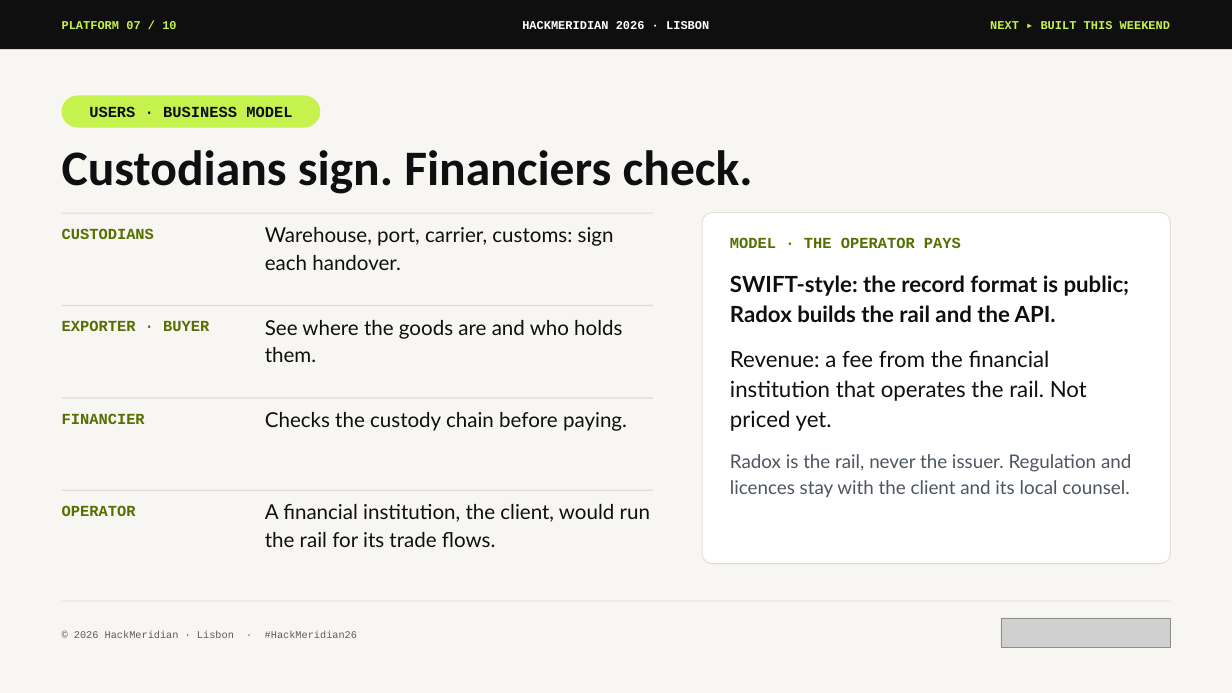
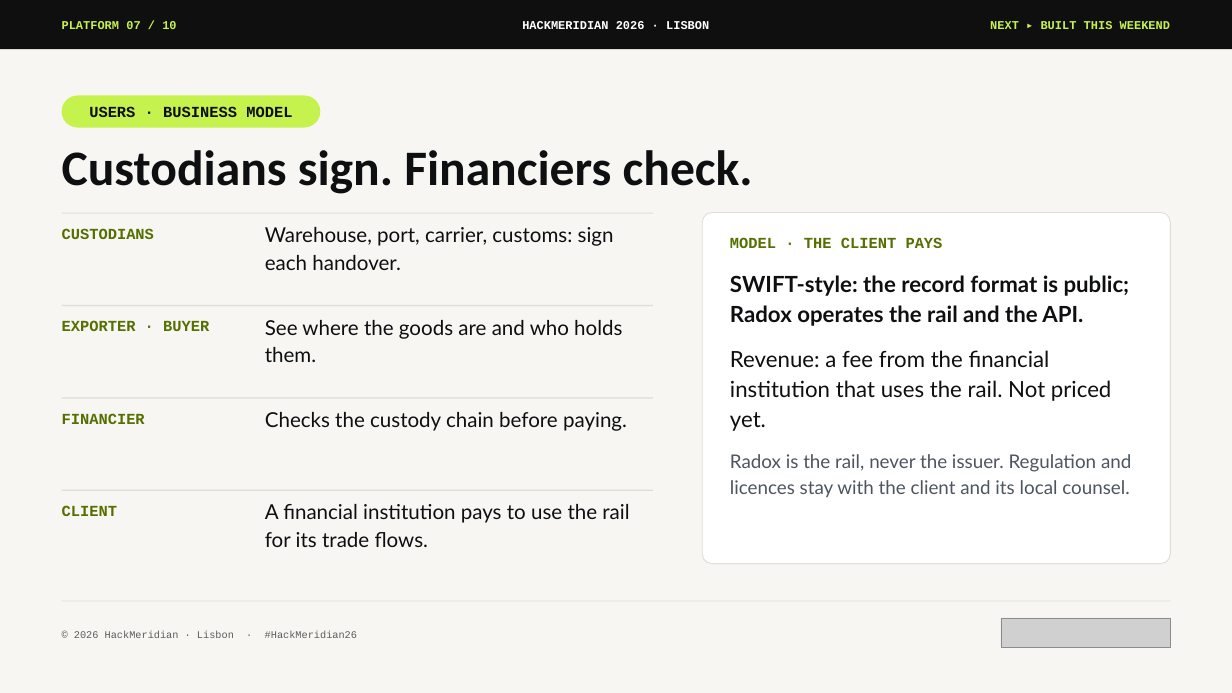
Before and after one commit to pwsaragossy/hackmeridian-cos, a slide deck: slide 7 of projects/hackmeridian-rail/deck/radox-custody-rail.pptx. Drawn at 1232x693 pixels with LibreOffice and Linux fonts; fonts in the diff are those of the drawing; grey boxes stand for pictures. Boxes give left, top, right and bottom in pixels: in the first picture for what was removed or moved away, otherwise in the second. Text is boxed around its words. In the diff, an @@ line names an element or a change of style, - is before the commit and + after.

```diff
--- a/projects/hackmeridian-rail/deck/radox-custody-rail.pptx
+++ b/projects/hackmeridian-rail/deck/radox-custody-rail.pptx
@@ text at box(730, 237, 1130, 431): text changed @@
-MODEL · THE OPERATOR PAYS
-SWIFT-style: the record format is public; Radox builds the rail and the API.
-Revenue: a fee from the financial institution that operates the rail. Not priced yet.
+MODEL · THE CLIENT PAYS
+SWIFT-style: the record format is public; Radox operates the rail and the API.
+Revenue: a fee from the financial institution that uses the rail. Not priced yet.
@@ text at box(62, 505, 117, 516): text changed @@
-OPERATOR
+CLIENT
@@ text at box(265, 504, 629, 547): text changed @@
-A financial institution, the client, would run the rail for its trade flows.
+A financial institution pays to use the rail for its trade flows.
```
Also in this commit, not shown: 2 other slides changed, 4 other files.
